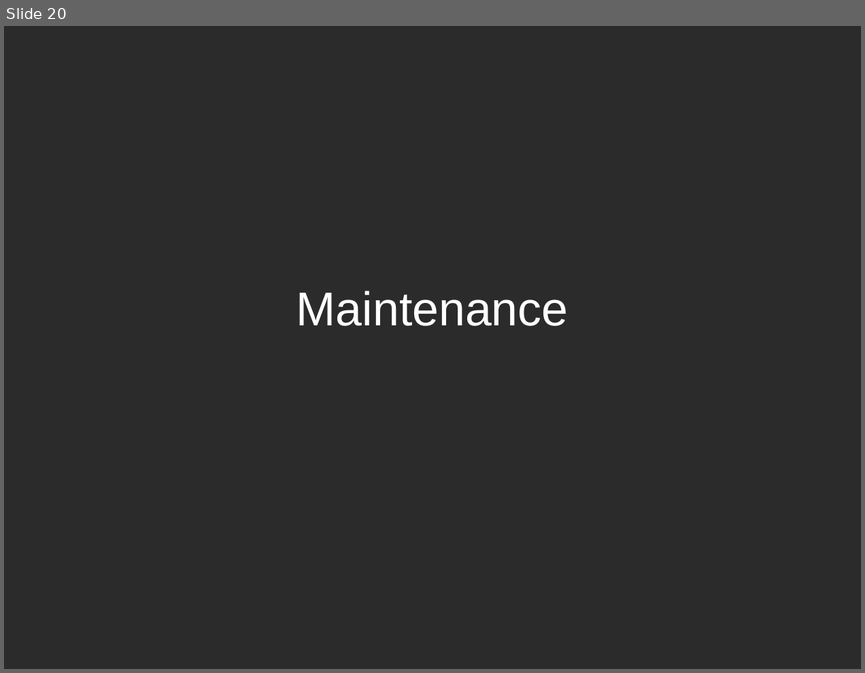
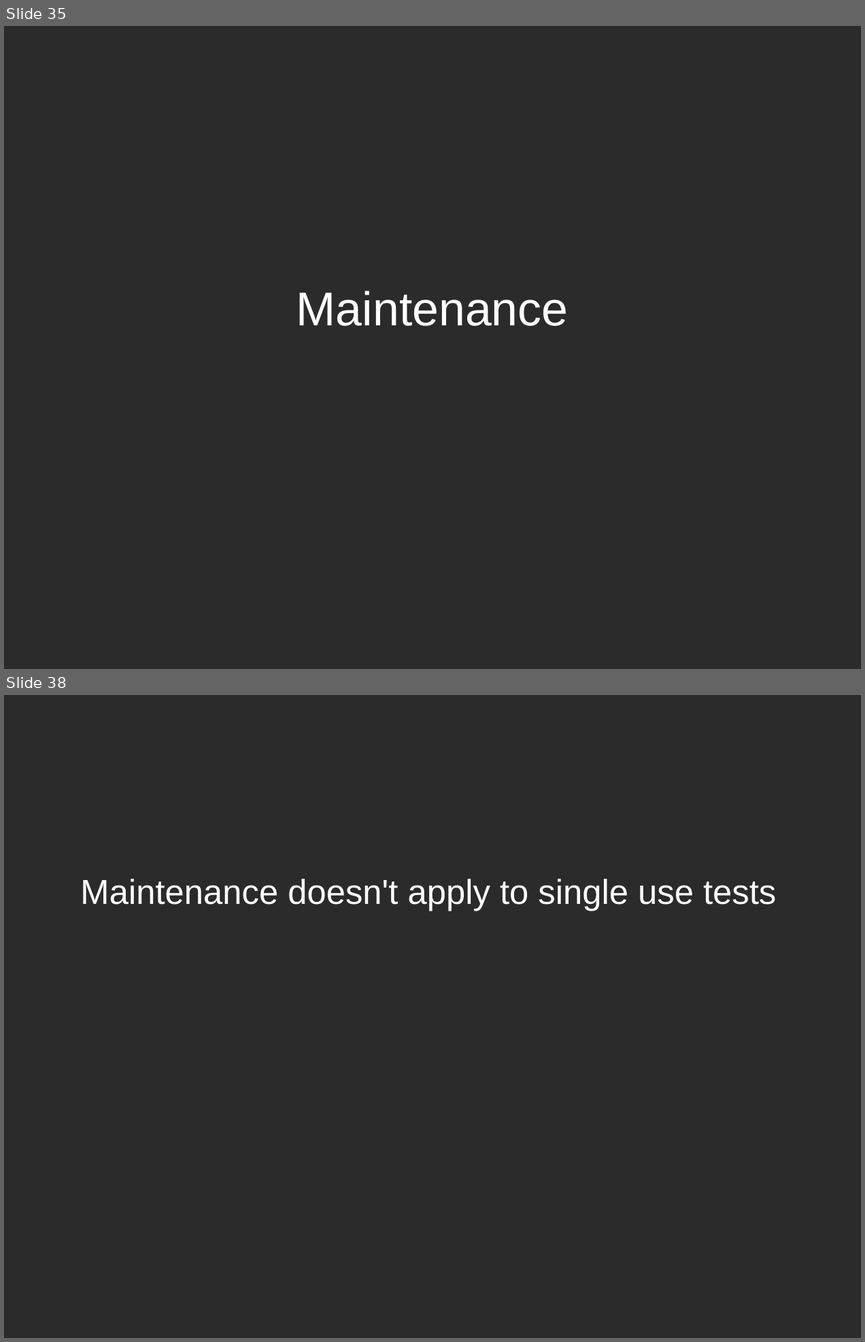
Before and after one commit to joshmgrant/blog-entries, a slide deck: smartbear/presentation.odp. Shown one above the other, each under a label of ours: slide 20 before the commit, slides 35 and 38 after it; the slides between them are not shown. The pictures are 865x673 and 865x1342 pixels, drawn with LibreOffice and Linux fonts; fonts in the diff are those of the drawing; background and template pictures are left out; a plain dark background stands for a picture behind light text. Boxes give left, top, right and bottom in pixels: in the first picture for what was removed or moved away, otherwise in the second. Text is boxed around its words. In the diff, an @@ line names an element or a change of style, - is before the commit and + after.

```diff
--- a/smartbear/presentation.odp
+++ b/smartbear/presentation.odp
@@ slide 38 added at [4, 695, 861, 1338], background picture (left out) @@
@@ subtitle added at [80, 879, 776, 911], 32 pt, text #FFFFFF @@
+Maintenance doesn't apply to single use tests
@@ what was slide 20 is now slide 35 @@
```
Also in this commit, not shown: 26 other slides added.
